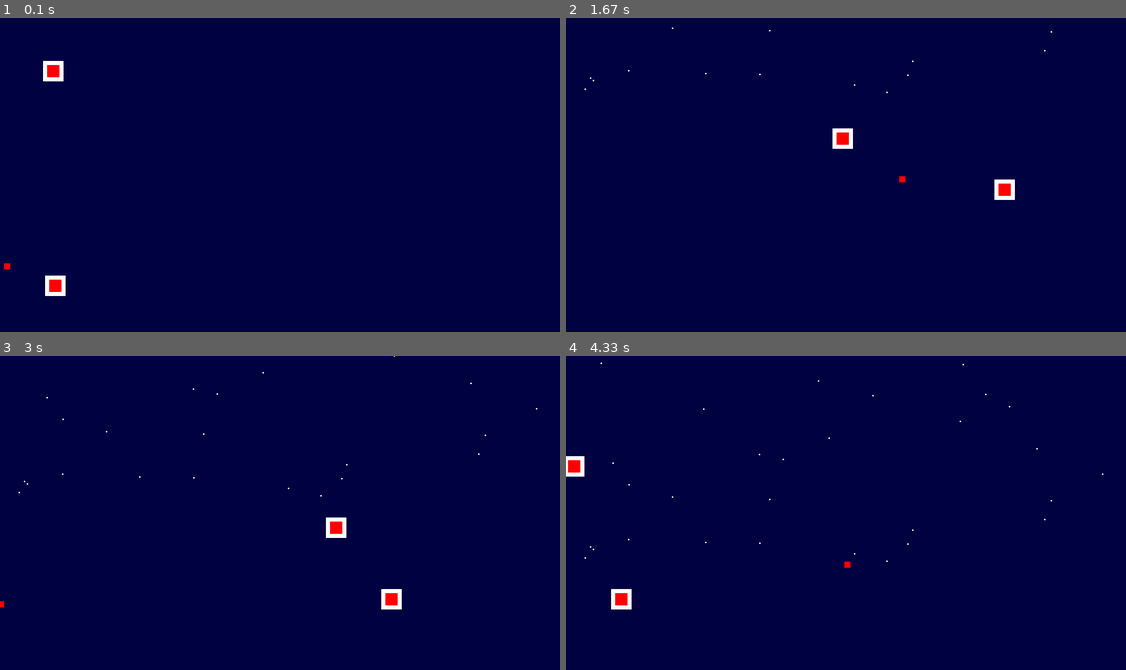
Above: before the commit, frames 1-4 (two rows, left to right).
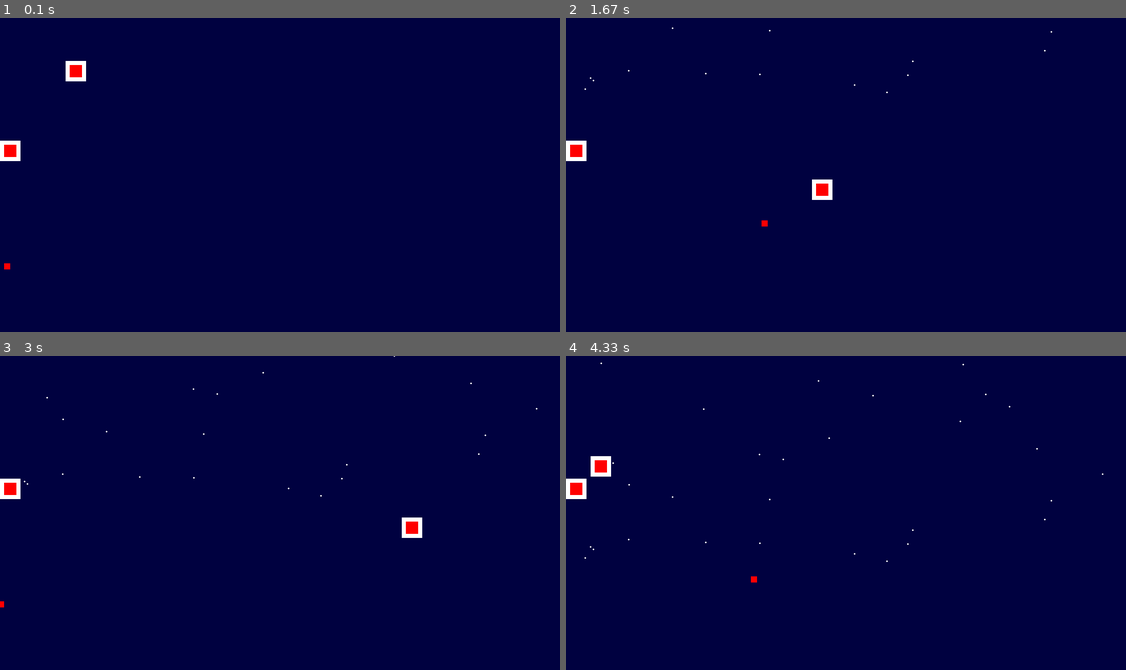
Above: after the commit, the same moments.

Repository: SirManners/Programmering
Game: pygame game, started from Kap 8.py
Same seed, same stepped clock (60 frames per second), same inputs: the game is played once before the commit and once after it.
Inputs:
- Up to frame 1 (0.1 s): no input
- Up to frame 2 (1.67 s): hold D 0.33-0.8 s; hold W 0.83-1.13 s; hold D 1.17-1.63 s
- Up to frame 3 (3 s): hold A 1.67-2.2 s; hold S 2.23-2.53 s; hold A 2.57-2.97 s
- Up to frame 4 (4.33 s): hold W 3-3.37 s; hold D 3.4-4.03 s; hold S from 4.07 s (still down)

The runs differ from the first frame. In frame 1, 1.0% of the frame differs, in the area x 0-16%, y 13-89%; in frame 2, 1.0%, in the area x 0-81%, y 35-67%; in frame 3, 1.0%; in frame 4, 1.0%.

Commit message:
försöker skapa spel med bilden

Diff:
--- a/Kap 8.py
+++ b/Kap 8.py
@@ -39,10 +39,10 @@
 rekt_x2 = 50
 rekt_y2 = 50
 
-rekt_change_x1 = 10
-rekt_change_y1 = 30
+rekt_change_x1 = 0
+rekt_change_y1 = 0
 
-rekt_change_x2 = 5
+rekt_change_x2 = 10
 rekt_change_y2 = 5
 
 x_mouse = 0
@@ -60,20 +60,9 @@
 acc = 0
 keydown = [None, False, False, False, False]
 
+death = (1, 2, 3, 4, 5, 6, 7, 8, 9, 10, 11, 12, 13, 14, 15, 16, 17, 18, 19, 20, 21, 22, 23, 24, 25, 26, 27, 28, 29, 30)
 
 while not done:
-    if keydown[1] or keydown[2] or keydown[3] or keydown[4]:
-        time2 = pygame.time.get_ticks() - time1
-        print(time2/1000)
-        acc = 0.5 * time2/1000
-        if keydown[1]:
-            y_speed -= acc
-        if keydown[2]:
-            y_speed += acc
-        if keydown[3]:
-            x_speed -= acc
-        if keydown[4]:
-            x_speed += acc
 
     for event in pygame.event.get():
 
@@ -81,16 +70,16 @@
 
             time1 = pygame.time.get_ticks()
             if event.key == pygame.K_w:
-                y_speed = -5
+                y_speed = -2
                 keydown[1] = True
             if event.key == pygame.K_s:
-                y_speed = 5
+                y_speed = 2
                 keydown[2] = True
             if event.key == pygame.K_a:
-                x_speed = -5
+                x_speed = -2
                 keydown[3] = True
             if event.key == pygame.K_d:
-                x_speed = 5
+                x_speed = 2
                 keydown[4] = True
             if event.key == pygame.K_ESCAPE:
                 done = True
@@ -99,25 +88,25 @@
 
             if event.key == pygame.K_w:
                 keydown[1] = False
-                if keydown[2] == False and keydown[3] == False and keydown[4]== False:
-                    y_speed =  0
+                if keydown[2] == False and keydown[3] == False and keydown[4] == False:
+                    y_speed = 0
                     x_speed = 0
 
             if event.key == pygame.K_s:
                 keydown[2] = False
-                if keydown[1] == False and keydown[3] == False and keydown[4]== False :
-                    y_speed =  0
+                if keydown[1] == False and keydown[3] == False and keydown[4] == False:
+                    y_speed = 0
                     x_speed = 0
 
             if event.key == pygame.K_a:
                 keydown[3] = False
-                if keydown[1] == False and keydown[2] == False and keydown[4]== False :
-                    x_speed =  0
+                if keydown[1] == False and keydown[2] == False and keydown[4]== False:
+                    x_speed = 0
                     y_speed = 0
             if event.key == pygame.K_d:
                 keydown[4] = False
-                if keydown[2] == False and keydown[3] == False and keydown[1]== False :
-                    x_speed =  0
+                if keydown[2] == False and keydown[3] == False and keydown[1] == False:
+                    x_speed = 0
                     y_speed = 0
 
             if event.key == pygame.K_ESCAPE:
@@ -133,11 +122,25 @@
             x_mouse = pos[0]
             y_mouse = pos[1]
 
+    if keydown[1] or keydown[2] or keydown[3] or keydown[4]:
+        time2 = pygame.time.get_ticks() - time1
+        print(time2/1000)
+        acc = 0.5 * time2/1000
+        if keydown[1]:
+            y_speed -= acc
+        if keydown[2]:
+            y_speed += acc
+        if keydown[3]:
+            x_speed -= acc
+        if keydown[4]:
+            x_speed += acc
     x_coord += x_speed
     y_coord += y_speed
 
+    if x_coord - rekt_x1 in death and y_coord - rekt_y1 in death:
+        print("Game over")
+        done = True
     # lägg till något som dödar dig
-
 
     screen.fill(NIGHTBLUE)
 
@@ -147,7 +150,7 @@
     rekt_y1 += rekt_change_y1
     if rekt_x1 > 1316 or rekt_x1 < 0:
         rekt_change_x1 *= -1
-    if rekt_y1 >718 or rekt_y1 < 0:
+    if rekt_y1 > 718 or rekt_y1 < 0:
         rekt_change_y1 *= -1
 
     pygame.draw.rect(screen, WHITE, [rekt_x2, rekt_y2, 50, 50])
@@ -156,11 +159,8 @@
     rekt_y2 += rekt_change_y2
     if rekt_x2 > 1316 or rekt_x2 < 0:
         rekt_change_x2 *= -1
-    if rekt_y2 >718 or rekt_y2 < 0:
+    if rekt_y2 > 718 or rekt_y2 < 0:
         rekt_change_y2 *= -1
-
-
-
 
     pygame.draw.rect(screen, RED, [x_coord, y_coord, 15, 15])
 
@@ -173,7 +173,10 @@
             x = random.randrange(0, 1366)
             snow_list[i][0] = x
 
-
+    if keydown[0]:
+        font = pygame.font.SysFont('Courier New', 300, True, False)
+        text = font.render("GAME OVER!", True, BLACK)
+        screen.blit(text, [250, 200])
 
     pygame.display.flip()
 
